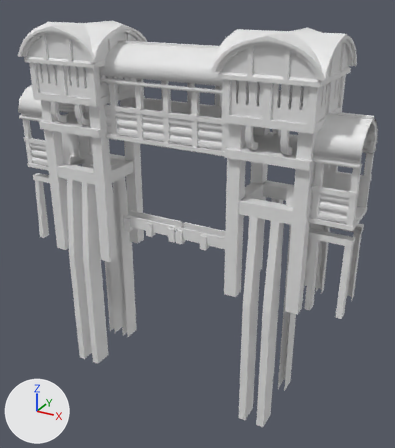
One commit to the COLLADA model binaries/data/mods/public/art/meshes/structural/maur_wall_gate_struct_b.dae: the scene before it, then after it.
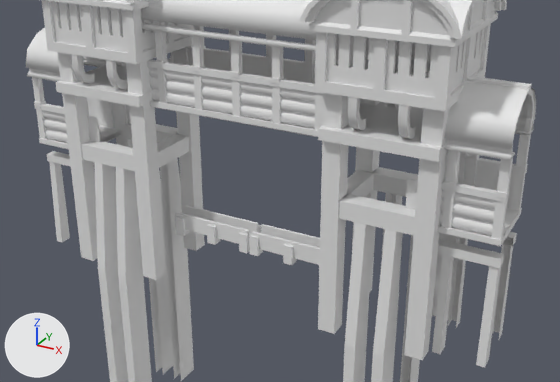
Each version appears first whole from a 50 mm camera at (0.682, -1.143, 0.703) aimed at (0.043, 0.02, 0.122), and next in a close-up from a 50 mm camera at (0.668, -1.118, 0.764) aimed at (0.03, 0.043, 0.183). The lights are fixed; the arrows at lower left show +X, +Y and +Z. Vertices at the same position are counted once.

The older version as bpy lines, for what is in view:
```python
me_cube_001 = bpy.data.meshes.new('Cube.001')
me_cube_001.from_pydata(...)  # 3355 vertices, 4116 faces; spans x -0.462..0.462, y -0.119..0.119, z -0.353..0.612
ob_cube_001 = bpy.data.objects.new('Cube_001', me_cube_001)
ob_cube_001.location = (0.0, 0.0, 0.0)
```
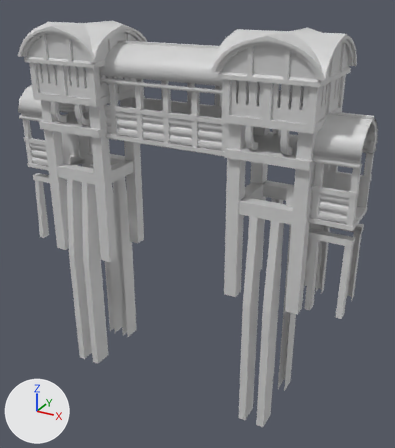
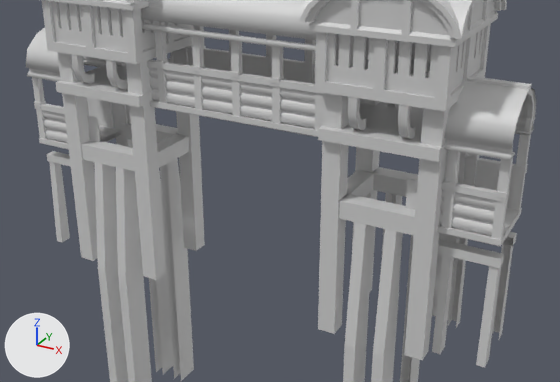
Diff of the bpy script that builds the scene:
```diff
--- a/binaries/data/mods/public/art/meshes/structural/maur_wall_gate_struct_b.dae.py
+++ b/binaries/data/mods/public/art/meshes/structural/maur_wall_gate_struct_b.dae.py
@@ mat_material_002 @@
+mat_material_002 = principled_material('Material.002')
+mat_material_002.base_color = (0.64, 0.64, 0.64)  # light grey #d1d1d1
+mat_material_002.roughness = 0.44
@@ me_cube_001 @@
 # used by ob_cube_001; location = (0.0, 0.0, 0.0)
-me_cube_001.from_pydata(...)  # 3355 vertices, 4116 faces; spans x -0.462..0.462, y -0.119..0.119, z -0.353..0.612
+me_cube_001.from_pydata(...)  # 3131 vertices, 3756 faces; spans x -0.462..0.462, y -0.119..0.119, z -0.353..0.612
+# me_cube_001 part 1: 16 loose pieces with 224 vertices, spanning x -0.17..0.17, y -0.025..0.025, z 0.075..0.119, are deleted
+# me_cube_001 part 2: 3756 faces spanning x -0.462..0.462, y -0.119..0.119, z -0.353..0.612 switch from no material to mat_material_002 (light grey #d1d1d1)
```

Boxes (x1, y1, x2, y2) around the edits, measured in the close-ups (560 x 382 px):
part 1 of me_cube_001, deleted
    before: (174, 205, 320, 265)
part 2 of me_cube_001, recoloured
    both: (26, 0, 537, 382)
